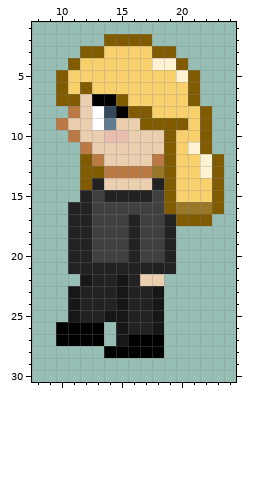
Pixel-art sprite: VinterProjekt/Bilder/LeftViewSaga.png. The picture above was drawn from the file before the commit.
Colours within 5 levels of each other are drawn and written as one. Shown: x 8..24, y 1..30.
And afterwards:
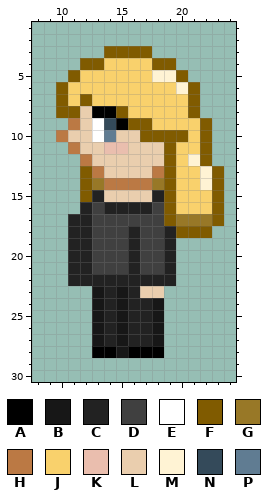
Palette (. is transparent): A #000000  B #171717  C #222222  D #404040  E #ffffff  F #805b00  G #987827  H #bb7944  J #f9d16c  K #eabeae  L #eaceae  M #fff3d4  N #344a5a  P #607c92
What changed:
file 32x32 -> 160x160 pixels (blocks of 1x1 -> 5x5; one block is one cell here)
@@ x 8..24 @@
  1 .................
- 2 ......FFFF.......
- 3 ....FFJJJJFF.....
- 4 ...FJJJJJJMMF....
- 5 ..FJJJJJJJJJMF...
- 6 ..FJFJJJJJJJJF...
- 7 ..FFLAAFJJJJJF...
- 8 ...HLENAFFJJJJF..
- 9 ..HLLEPLLFFFFJF..
-10 ...HLLKKLLLFJJF..
-11 ....HLLLLLLFJMF..
-12 ....FHLLLLHFJJMF.
-13 ....FFHHHHGFJJMF.
-14 ....FCLLLLCFJJJF.
-15 ....CDCCCCDFJJJF.
-16 ...CCDDDDDDFGGGF.
-17 ...CCDDDCDDCFFF..
-18 ...CCDDDCDDC.....
+ 2 .................
+ 3 ......FFFF.......
+ 4 ....FFJJJJFF.....
+ 5 ...FJJJJJJMMF....
+ 6 ..FJJJJJJJJJMF...
+ 7 ..FJFJJJJJJJJF...
+ 8 ..FFLAAFJJJJJF...
+ 9 ...HLENAFFJJJJF..
+10 ..HLLEPLLFFFFJF..
+11 ...HLLKKLLLFJJF..
+12 ....HLLLLLLFJMF..
+13 ....FHLLLLHFJJMF.
+14 ....FGHHHHGFJJMF.
+15 ....FCLLLLCFJJJF.
+16 ....CDCCCCDFJJJF.
+17 ...CCDDDDDDFGGGF.
+18 ...CCDDDCDDCFFF..
 19 ...CCDDDCDDC.....
 20 ...CCDDDCDDC.....
-21 ...CCCCCCCCC.....
-22 ....BCCBCLL......
-23 ...BCCCBCCB......
-24 ...BCCCBCCB......
-25 ...BCCBBCCB......
-26 ..AAAA.BCCB......
-27 ..AAAA.BAAA......
-28 ......AAAAA......
+21 ...CCDDDCDDC.....
+22 ...CCCCCCCCC.....
+23 .....BCBCLL......
+24 .....BCBCCB......
+25 .....BCBCCB......
+26 .....BCBCCB......
+27 .....BCBCCB......
+28 .....AABAAA......
 29 .................
Pixel boxes of the changes (left, top, right, bottom) in both pictures:
changed: (56, 34, 224, 358)
